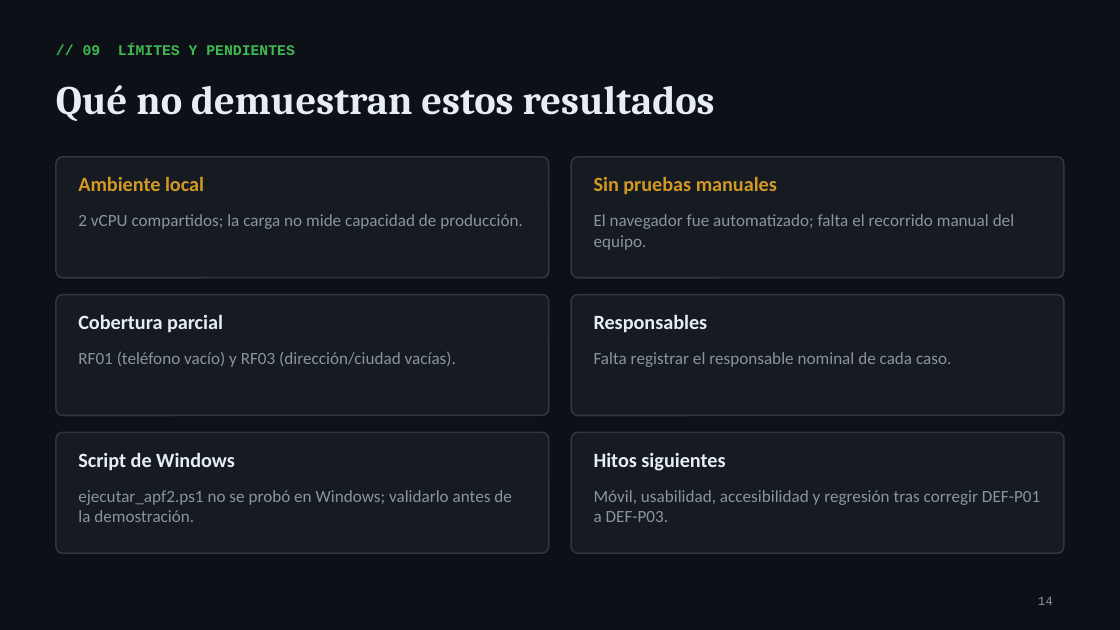
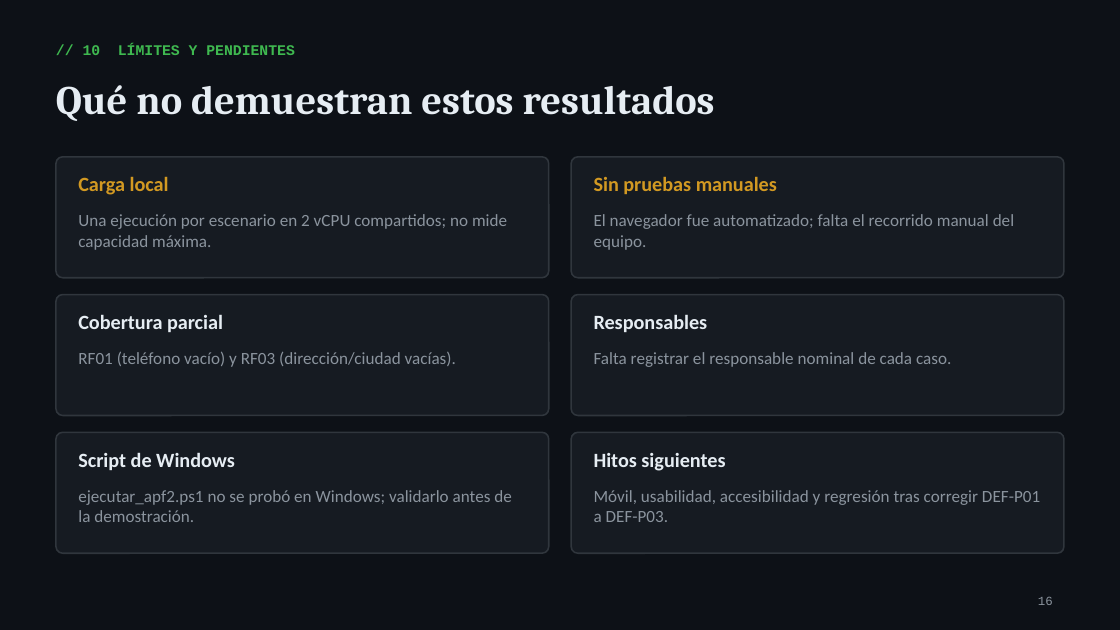
Before and after one commit to Mooneer17/spring-petclinic-apf2, a slide deck: slide 16 of presentacion/10Grupo_Segundo_Avance.pptx (slide 14 before the commit). Drawn at 1120x630 pixels with LibreOffice and Linux fonts; fonts in the diff are those of the drawing. Boxes give left, top, right and bottom in pixels: in the first picture for what was removed or moved away, otherwise in the second. Text is boxed around its words. In the diff, an @@ line names an element or a change of style, - is before the commit and + after.

Commit message:
Revisión APF2: S08, métricas, documentación de casos, E01, carga y seguridad
- S08 reclasificado de aprobado a fallido (documental, sin nueva ejecución);
  totales 51 / 44 aprobados / 6 fallidos / 1 observación, 88,0 %.
- Corrida 3 de F01-F31 con script v2 (verifica mensajes y persistencia).
- Casos con objetivo, precondiciones, técnica de diseño y pasos.
- E01 como prueba adicional de concurrencia; carga básica local; seguridad
  básica por categorías con impacto, severidad y recomendación.
- Informe, presentación, matriz, guía, pendientes y CAMBIOS_REVISION.txt.

```diff
--- a/presentacion/10Grupo_Segundo_Avance.pptx
+++ b/presentacion/10Grupo_Segundo_Avance.pptx
@@ text at <box>83,44,295,55</box>: text changed @@
-// 09 LÍMITES Y PENDIENTES
+// 10 LÍMITES Y PENDIENTES
@@ text at <box>78,177,169,195</box>: text changed @@
-Ambiente local
+Carga local
@@ text at <box>78,214,507,250</box>: text changed @@
-2 vCPU compartidos; la carga no mide capacidad de producción.
+Una ejecución por escenario en 2 vCPU compartidos; no mide capacidad máxima.
@@ page number at <box>1038,597,1053,605</box>: text changed @@
-14
+16
```
Also in this commit, not shown: 10 other slides changed, 2 slides added, 52 other files.
